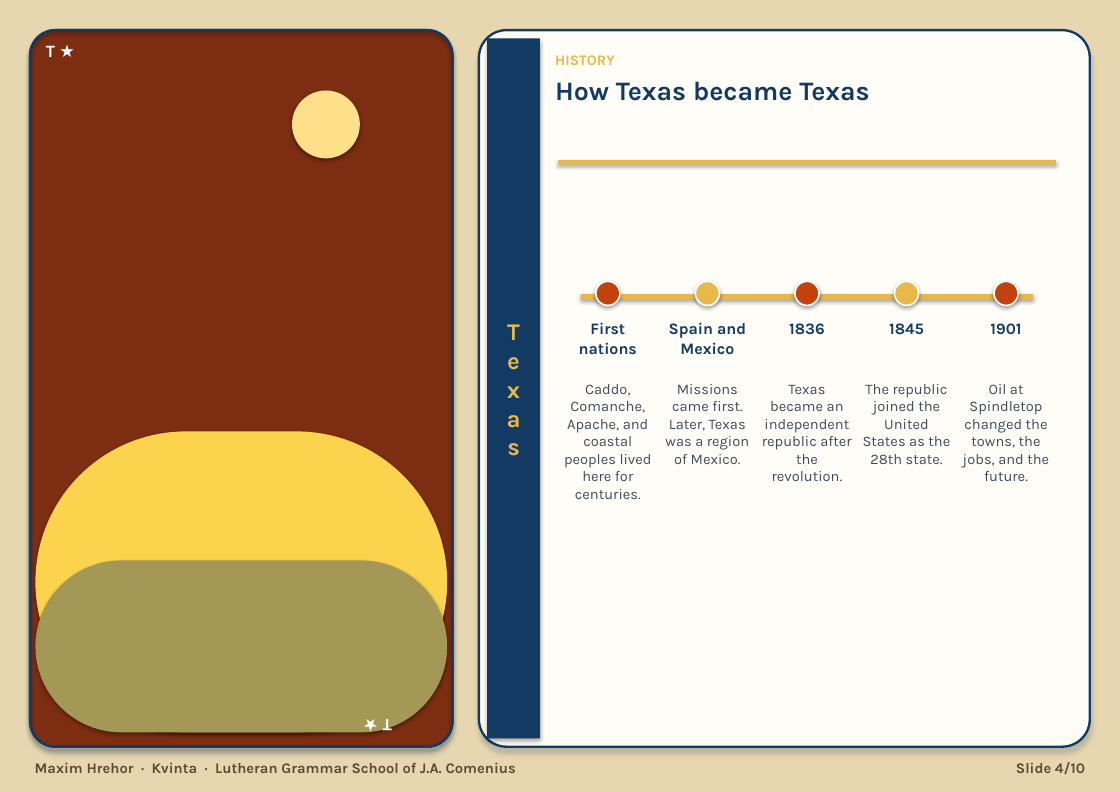
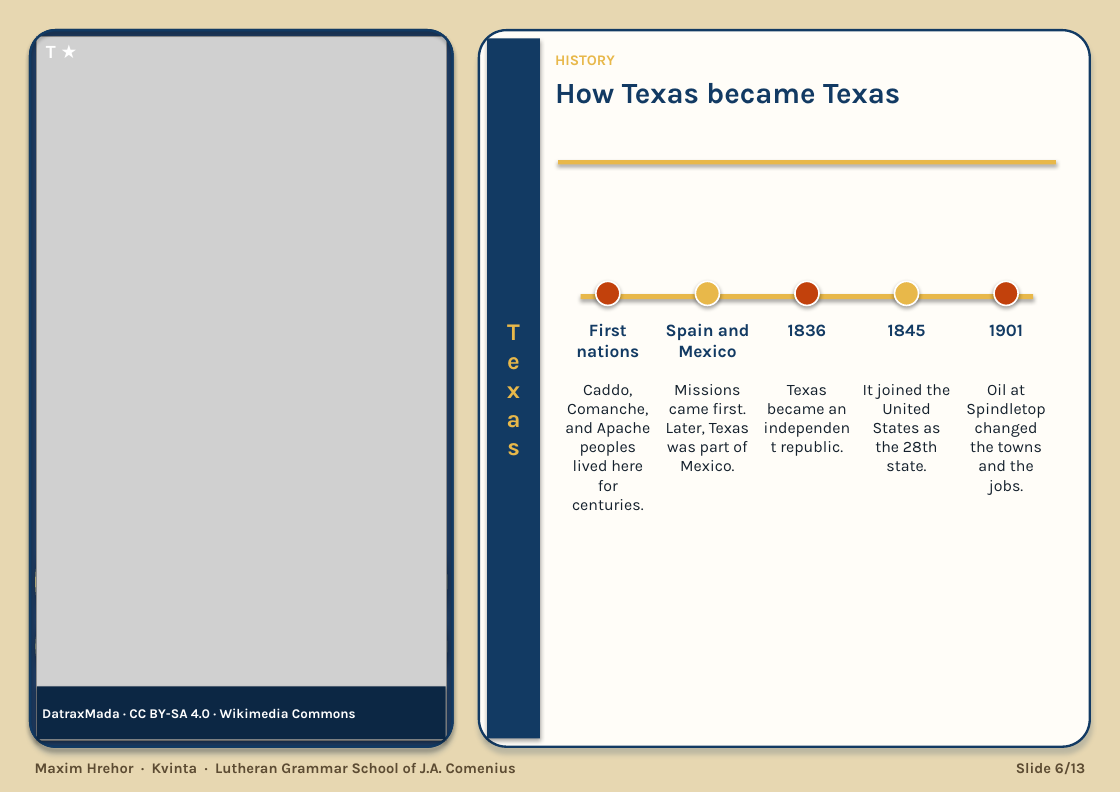
Before and after one commit to HenrichHrehor/Visualia, a slide deck: slide 6 of export/texas-maxim.pptx (slide 4 before the commit). Drawn at 1120x792 pixels with LibreOffice and Linux fonts; fonts in the diff are those of the drawing; grey boxes stand for pictures. Boxes give left, top, right and bottom in pixels: in the first picture for what was removed or moved away, otherwise in the second. Text is boxed around its words. In the diff, an @@ line names an element or a change of style, - is before the commit and + after.

```diff
--- a/export/texas-maxim.pptx
+++ b/export/texas-maxim.pptx
@@ rounded rectangle at bbox=[30, 30, 452, 746]: fill #7C2D12 to #1E3A5F @@
@@ picture added at bbox=[36, 36, 446, 741] @@
@@ text "T ★" at bbox=[46, 46, 56, 58]: size 13 to 14 pt @@
@@ text "How Texas became Texas" at bbox=[555, 83, 900, 104]: size 20 to 22 pt @@
@@ size 12 to 13 pt in 5 elements at bbox=[576, 324, 639, 358], bbox=[666, 323, 749, 358], bbox=[788, 324, 826, 337], bbox=[888, 324, 926, 337], bbox=[989, 324, 1023, 337] @@
@@ text at bbox=[565, 384, 650, 510]: text changed; size 11 to 12 pt; text colour #3E4C5A to #14202C @@
-Caddo, Comanche, Apache, and coastal peoples lived here for centuries.
+Caddo, Comanche, and Apache peoples lived here for centuries.
@@ text at bbox=[666, 384, 749, 471]: text changed; size 11 to 12 pt; text colour #3E4C5A to #14202C @@
-Missions came first. Later, Texas was a region of Mexico.
+Missions came first. Later, Texas was part of Mexico.
@@ text at bbox=[767, 385, 846, 456]: text changed; size 11 to 12 pt; text colour #3E4C5A to #14202C @@
-Texas became an independent republic after the revolution.
+Texas became an independent republic.
@@ text at bbox=[863, 384, 950, 471]: text changed; size 11 to 12 pt; text colour #3E4C5A to #14202C @@
-The republic joined the United States as the 28th state.
+It joined the United States as the 28th state.
@@ text at bbox=[966, 384, 1045, 495]: text changed; size 11 to 12 pt; text colour #3E4C5A to #14202C @@
-Oil at Spindletop changed the towns, the jobs, and the future.
+Oil at Spindletop changed the towns and the jobs.
@@ rounded rectangle at bbox=[35, 431, 447, 732]: fill #FCD34D to #FDE68A @@
@@ rounded rectangle at bbox=[35, 560, 447, 733]: fill #A39855 to #A3A47B @@
@@ rectangle added at bbox=[37, 687, 446, 740], fill #0C2744 @@
@@ text added at bbox=[42, 708, 356, 718], 10 pt, text #FFFFFF, bold @@
+DatraxMada · CC BY-SA 4.0 · Wikimedia Commons
@@ text removed at bbox=[383, 719, 392, 738] @@
-T ★
@@ text at bbox=[1016, 762, 1085, 774]: text changed @@
-Slide 4/10
+Slide 6/13
```
Also in this commit, not shown: 9 other slides changed, 3 slides added, 18 other files.
